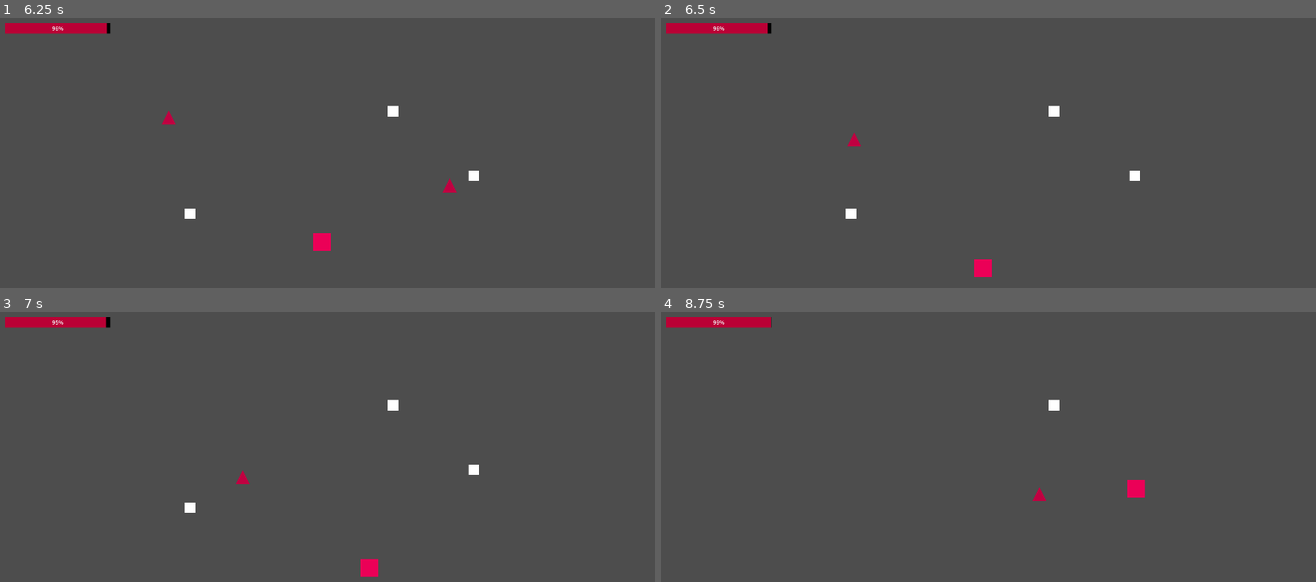
Above: before the commit, frames 1-4 (two rows, left to right).
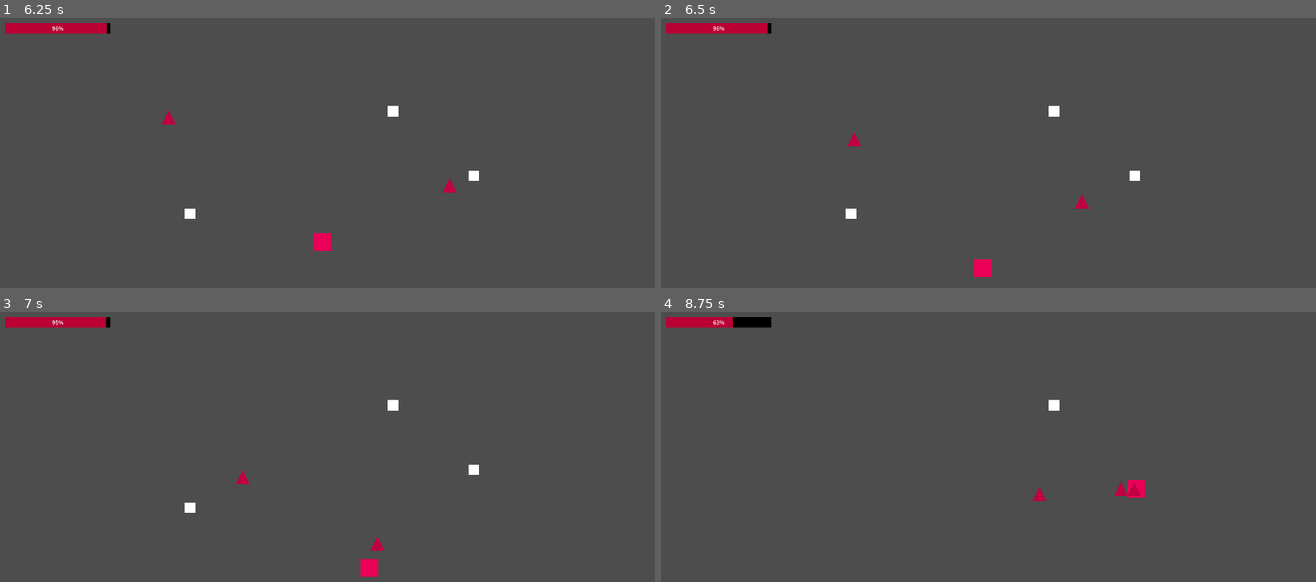
Above: after the commit, the same moments.

Repository: KABIR-SAINI/cult-defense
Game: Godot game, scene res://main.tscn
The game is run twice, just before and just after one commit, with the same random seed, the same clock (stepped at 60 frames per second) and the same inputs.
Inputs (mouse positions are in pixels of both pictures, inside the frame that each line leads up to):
- Up to frame 1 (6.25 s): tap Enter at 0.5 s; move the mouse to (471, 174) at 0.52 s; hold D (move_right) 0.53-1.28 s; click (471, 174) at 0.67 s; move the mouse to (189, 212) at 1.27 s; hold S (move_down) 1.28-2.03 s; click (189, 212) at 1.42 s; move the mouse to (393, 112) at 2.02 s; hold D (move_right) 2.03-2.75 s; click (393, 112) at 2.17 s; click "START WAVE" at 2.75 s; tap Space at 3.5 s; move the mouse to (294, 271) at 3.52 s; hold Up (move_up) 3.53-4.28 s; click (294, 271) at 3.67 s; move the mouse to (530, 252) at 4.27 s; hold A (move_left) 4.28-5.78 s; click (530, 252) at 4.42 s; move the mouse to (124, 136) at 5.02 s; click (124, 136) at 5.17 s; move the mouse to (360, 193) at 5.77 s; hold S (move_down) from 5.78 s (still down); click (360, 193) at 5.92 s
- Up to frame 2 (6.5 s): keep holding S (move_down)
- Up to frame 3 (7 s): move the mouse to (222, 393) at 6.52 s; release S (move_down) at 6.53 s; hold D (move_right) from 6.53 s (still down); click (222, 393) at 6.67 s
- Up to frame 4 (8.75 s): move the mouse to (1132, 468) at 7.27 s; release D (move_right) at 7.28 s; hold Up (move_up) 7.28-8.03 s; click (1132, 468) at 7.42 s; move the mouse to (850, 506) at 8.02 s; hold D (move_right) from 8.03 s (still down); click (850, 506) at 8.17 s

Frame 1 is identical in both runs. In frame 2, less than 0.1% of the frame differs, in the area x 63-66%, y 65-71%; in frame 3, less than 0.1%; in frame 4, 0.4%, in the area x 7-74%, y 1-69%.

Commit message:
Fixed stuff

Diff:
--- a/scripts/follower_clean.gd
+++ b/scripts/follower_clean.gd
@@ -1,4 +1,10 @@
 extends Area2D
+
+const DETECTION_RADIUS = 200.0
+const SACRIFICE_CLICK_RANGE = 30.0
+const DAMAGE_SCALING_PER_SECOND = 2.0
+const HEAL_BASE = 20.0
+const HEAL_SCALING_PER_SECOND = 5.0
 
 @export var shoot_cooldown = 0.5
 @export var damage = 30.0
@@ -14,6 +20,7 @@
 func _ready():
 	add_to_group("followers")
 
+	# Ensure collision shape exists for click detection
 	if not has_node("CollisionShape2D"):
 		var collision = CollisionShape2D.new()
 		var shape = RectangleShape2D.new()
@@ -30,54 +37,67 @@
 		shoot_timer = shoot_cooldown
 
 func find_and_shoot_demon():
-	var all_demons = get_tree().get_nodes_in_group("demons")
+	# Use Area2D detection instead of searching entire tree
+	var areas = detection_range.get_overlapping_areas()
 	var nearest_demon = null
-	var nearest_distance = 200.0
+	var nearest_distance = DETECTION_RADIUS
 
-	for demon in all_demons:
-		if demon is CharacterBody2D:
-			var distance = global_position.distance_to(demon.global_position)
-			if distance < nearest_distance:
-				nearest_distance = distance
-				nearest_demon = demon
+	for area in areas:
+		# Check if this is a demon's hitbox
+		if area.name == "Hitbox" and area.get_parent().is_in_group("demons"):
+			var demon = area.get_parent()
+			if is_instance_valid(demon):
+				var distance = global_position.distance_to(demon.global_position)
+				if distance < nearest_distance:
+					nearest_distance = distance
+					nearest_demon = demon
 
+	# Shoot the nearest demon
 	if nearest_demon and nearest_demon.has_method("take_damage"):
-		var actual_damage = damage + (time_alive * 2)
+		var actual_damage = damage + (time_alive * DAMAGE_SCALING_PER_SECOND)
 		nearest_demon.take_damage(actual_damage)
 
 func enable_sacrifice():
 	can_be_sacrificed = true
 	input_pickable = true
-	print("Sacrifice enabled on follower")
 
 func _input(event):
+	if not can_be_sacrificed:
+		return
+
 	if event is InputEventMouseButton and event.pressed and event.button_index == MOUSE_BUTTON_LEFT:
-		if can_be_sacrificed:
-			var mouse_pos = get_global_mouse_position()
-			var distance = global_position.distance_to(mouse_pos)
-			if distance < 30:
-				var all_followers = get_tree().get_nodes_in_group("followers")
-				var closest_follower = null
-				var closest_distance = 999999
+		var mouse_pos = get_global_mouse_position()
+		var distance = global_position.distance_to(mouse_pos)
 
-				for follower in all_followers:
+		# Only check if click is near this follower
+		if distance < SACRIFICE_CLICK_RANGE:
+			# Find closest follower to click to prevent multiple sacrifices
+			var all_followers = get_tree().get_nodes_in_group("followers")
+			var closest_follower = null
+			var closest_distance = INF
+
+			for follower in all_followers:
+				if is_instance_valid(follower) and follower.has_method("sacrifice"):
 					var follower_distance = follower.global_position.distance_to(mouse_pos)
 					if follower_distance < closest_distance:
 						closest_distance = follower_distance
 						closest_follower = follower
 
-				if closest_follower == self:
-					sacrifice()
-					get_viewport().set_input_as_handled()
+			# Only sacrifice if this follower is the closest one
+			if closest_follower == self:
+				sacrifice()
+				get_viewport().set_input_as_handled()
 
 func sacrifice():
-	var heal_amount = 20.0 + (time_alive * 5.0)
+	var heal_amount = HEAL_BASE + (time_alive * HEAL_SCALING_PER_SECOND)
 	var player = get_tree().get_first_node_in_group("player")
-	if player and player.has_method("sacrifice_heal"):
+
+	if is_instance_valid(player) and player.has_method("sacrifice_heal"):
 		player.sacrifice_heal(heal_amount)
-		print("Sacrificed! Healed: ", heal_amount)
+
 	queue_free()
 
 func take_damage(amount):
-	# Followers are invincible - they don't take damage
+	# Followers are invincible - no damage taken
+	# If you want them to take damage later, implement health system here
 	pass
--- a/scripts/player.gd
+++ b/scripts/player.gd
@@ -1,16 +1,26 @@
 extends CharacterBody2D
+
+const DEATH_HEALTH = 0.0
 
 @export var speed = 300.0
 @export var max_health = 100.0
 @export var health_drain_rate = 1.0
 
 var current_health = max_health
+var main_ref = null
 
 func _ready():
 	current_health = max_health
 	add_to_group("player")
 
+	# Cache main reference
+	main_ref = get_tree().get_first_node_in_group("main")
+
 func _physics_process(delta):
+	handle_movement(delta)
+	handle_health_drain(delta)
+
+func handle_movement(delta):
 	var direction = Vector2.ZERO
 	direction.x = Input.get_axis("move_left", "move_right")
 	direction.y = Input.get_axis("move_up", "move_down")
@@ -21,22 +31,26 @@
 	velocity = direction * speed
 	move_and_slide()
 
-	var main = get_tree().get_first_node_in_group("main")
-	if main and main.wave_active:
+func handle_health_drain(delta):
+	# Only drain health during active waves
+	if not is_instance_valid(main_ref):
+		main_ref = get_tree().get_first_node_in_group("main")
+		return
+
+	if main_ref.wave_active:
 		current_health -= health_drain_rate * delta
 
-	if current_health <= 0:
+		if current_health <= DEATH_HEALTH:
+			die()
+
+func take_damage(amount):
+	current_health -= amount
+
+	if current_health <= DEATH_HEALTH:
 		die()
+
+func sacrifice_heal(amount):
+	current_health = min(current_health + amount, max_health)
 
 func die():
 	get_tree().reload_current_scene()
-
-func take_damage(amount):
-	current_health -= amount
-	if current_health <= 0:
-		die()
-
-func sacrifice_heal(amount):
-	current_health += amount
-	if current_health > max_health:
-		current_health = max_health
--- a/scripts/ui.gd
+++ b/scripts/ui.gd
@@ -2,8 +2,22 @@
 
 @onready var health_bar = $HealthBar
 
+var player_ref = null
+
+func _ready():
+	# Cache player reference
+	player_ref = get_tree().get_first_node_in_group("player")
+
+	if player_ref and health_bar:
+		health_bar.max_value = player_ref.max_health
+		health_bar.value = player_ref.current_health
+
 func _process(delta):
-	var player = get_tree().get_first_node_in_group("player")
-	if player:
-		health_bar.value = player.current_health
-		health_bar.max_value = player.max_health
+	# Verify player still exists
+	if not is_instance_valid(player_ref):
+		player_ref = get_tree().get_first_node_in_group("player")
+		if not player_ref:
+			return
+
+	if health_bar:
+		health_bar.value = player_ref.current_health
